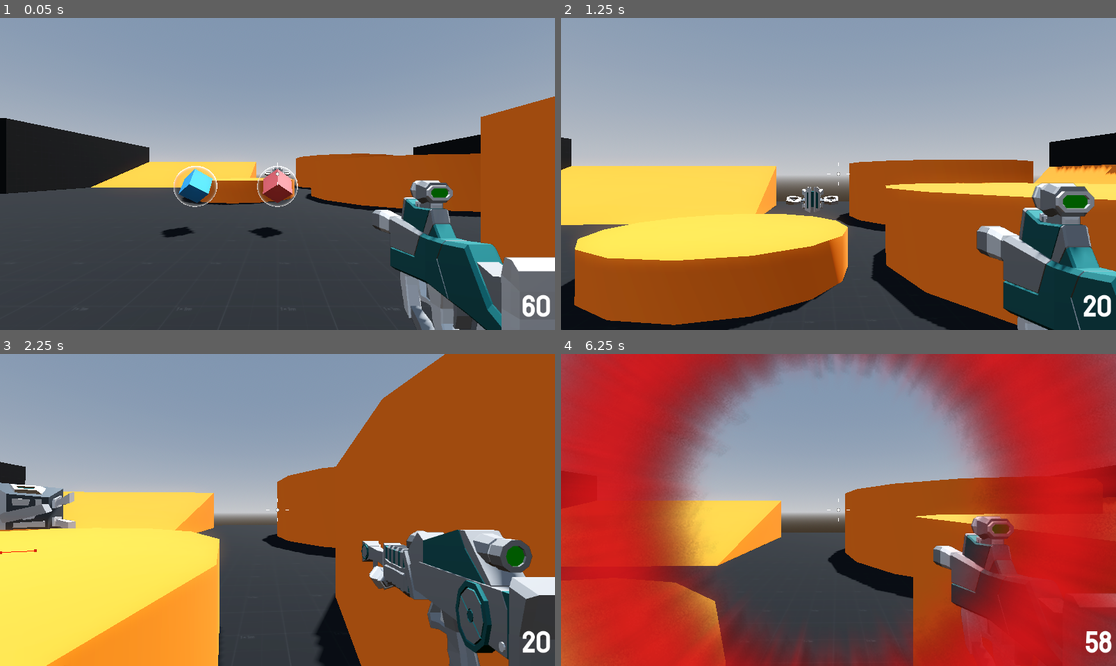
Above: before the commit, frames 1-4 (two rows, left to right).
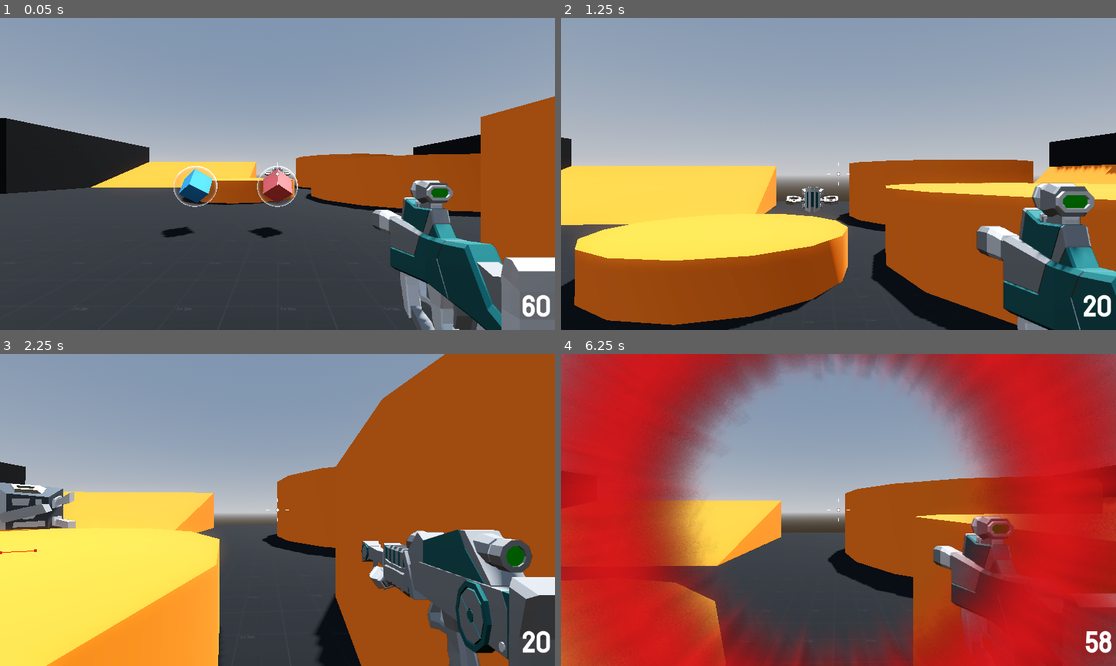
Above: after the commit, the same moments.

Repository: BlurryGames/RoboRampage
Game: Godot game, scene res://levels/sand_box.tscn
Two runs of this game, one before a commit and one after it. Both use one fixed random seed, a clock stepped at 60 frames per second and the inputs below. This scene is started directly instead of the project's main scene.
Inputs (mouse positions are in pixels of both pictures, inside the frame that each line leads up to):
- Up to frame 1 (0.05 s): no input
- Up to frame 2 (1.25 s): move the mouse to (866, 174) at 0.52 s; hold W (move_forward) from 0.53 s (still down); hold Right mouse button (aim) from 0.53 s (still down); tap Space (jump) at 0.77 s
- Up to frame 3 (2.25 s): keep holding W (move_forward); move the mouse to (249, 510) at 1.27 s; release Right mouse button (aim) at 1.28 s; click (249, 510) at 1.35 s; tap Space (jump) at 1.52 s; move the mouse to (288, 503) at 2.02 s; hold Mouse wheel down (last_weapon) from 2.03 s (still down)
- Up to frame 4 (6.25 s): tap Enter at 2.75 s; move the mouse to (832, 516) at 2.77 s; release Mouse wheel down (last_weapon) at 2.78 s; tap Mouse wheel up (next_weapon) at 2.85 s; tap Space (jump) at 3.02, 3.77, 4.52, 6.02 s; move the mouse to (877, 513) at 3.52 s; hold 1 (weapon_1) 3.53-4.28 s; move the mouse to (794, 506) at 4.27 s; tap 2 (weapon_2) at 4.35 s; move the mouse to (844, 510) at 5.02 s; hold Right mouse button (aim) 5.03-5.78 s; move the mouse to (816, 503) at 5.77 s; release W (move_forward) at 5.78 s; hold D (move_right) from 5.78 s (still down); click (816, 503) at 5.85 s

Frame 1 is identical in both runs. In frame 2, less than 0.1% of the frame differs, in the area x 40-50%, y 54-63%; in frame 3, 0.1%, in the area x 0-14%, y 41-57%; in frame 4, less than 0.1%.

Commit message:
Section4: Robo Rampage / Lesson33: The AnimationTree Node

Diff:
--- a/enemy/enemy.gd
+++ b/enemy/enemy.gd
@@ -23,7 +23,9 @@
 var provoked: bool = false
 
 @onready var navigation_agent_3d: NavigationAgent3D = $NavigationAgent3D
-@onready var animation_player: AnimationPlayer = $AnimationPlayer
+
+@onready var animation_tree: AnimationTree = $AnimationTree
+@onready var playback: AnimationNodeStateMachinePlayback = animation_tree["parameters/playback"]
 
 func _ready() -> void:
 	player = get_tree().get_first_node_in_group("Player")
@@ -44,7 +46,7 @@
 
 	if provoked:
 		if distance <= attack_range:
-			animation_player.play("attack")
+			playback.travel("attack")
 
 	if direction:
 		look_at_target(direction)
--- a/enemy/enemy.tscn
+++ b/enemy/enemy.tscn
@@ -97,6 +97,28 @@
 "idle": SubResource("Animation_tqx7o")
 }
 
+[sub_resource type="AnimationNodeAnimation" id="AnimationNodeAnimation_ttujj"]
+animation = &"attack"
+
+[sub_resource type="AnimationNodeAnimation" id="AnimationNodeAnimation_f0gy4"]
+animation = &"idle"
+
+[sub_resource type="AnimationNodeStateMachineTransition" id="AnimationNodeStateMachineTransition_ds4yb"]
+advance_mode = 2
+
+[sub_resource type="AnimationNodeStateMachineTransition" id="AnimationNodeStateMachineTransition_cerjr"]
+
+[sub_resource type="AnimationNodeStateMachineTransition" id="AnimationNodeStateMachineTransition_8iu30"]
+switch_mode = 2
+advance_mode = 2
+
+[sub_resource type="AnimationNodeStateMachine" id="AnimationNodeStateMachine_b6s2w"]
+states/attack/node = SubResource("AnimationNodeAnimation_ttujj")
+states/attack/position = Vector2(445, 100)
+states/idle/node = SubResource("AnimationNodeAnimation_f0gy4")
+states/idle/position = Vector2(320, 100)
+transitions = ["Start", "idle", SubResource("AnimationNodeStateMachineTransition_ds4yb"), "idle", "attack", SubResource("AnimationNodeStateMachineTransition_cerjr"), "attack", "idle", SubResource("AnimationNodeStateMachineTransition_8iu30")]
+
 [node name="Enemy" type="CharacterBody3D"]
 script = ExtResource("1_j8gjy")
 
@@ -114,3 +136,7 @@
 
 [node name="Drone" parent="." instance=ExtResource("2_bgucb")]
 transform = Transform3D(1, 0, 0, 0, 1, 0, 0, 0, 1, 0, 0.4, 0)
+
+[node name="AnimationTree" type="AnimationTree" parent="."]
+tree_root = SubResource("AnimationNodeStateMachine_b6s2w")
+anim_player = NodePath("../AnimationPlayer")
Not shown: 1 places in enemy/enemy.tscn that only renumber resources
